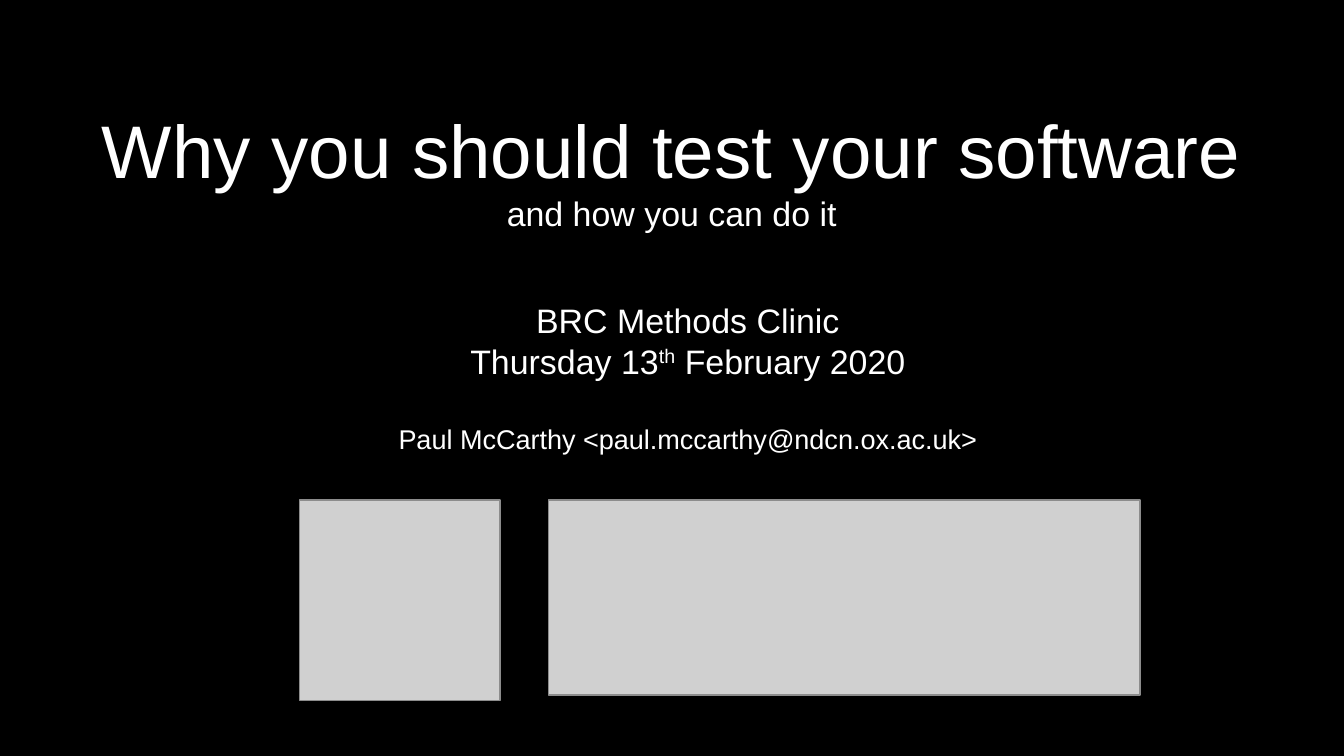
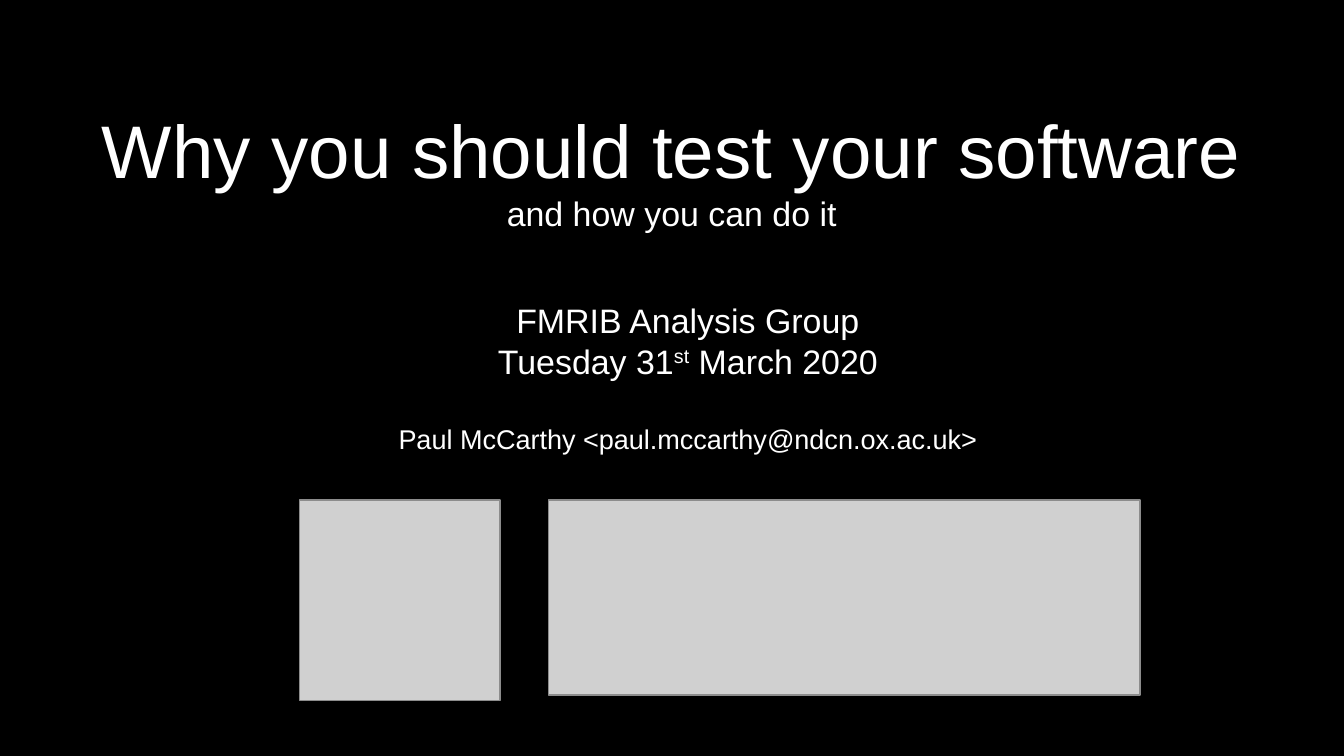
Before and after one commit to pauldmccarthy/fmrib-analysis-group-31-march-2020, a slide deck: slide 1 of presentation/presentation.odp. Drawn at 1344x756 pixels with LibreOffice and Linux fonts; fonts in the diff are those of the drawing; grey boxes stand for pictures. Boxes give left, top, right and bottom in pixels: in the first picture for what was removed or moved away, otherwise in the second. Text is boxed around its words. In the diff, an @@ line names an element or a change of style, - is before the commit and + after.

```diff
--- a/presentation/presentation.odp
+++ b/presentation/presentation.odp
@@ subtitle at box(498, 308, 877, 381): text changed @@
-BRC Methods Clinic
-Thursday 13th February 2020
+FMRIB Analysis Group
+Tuesday 31st March 2020
```
Also in this commit, not shown: 7 other slides changed, 1 other file.
